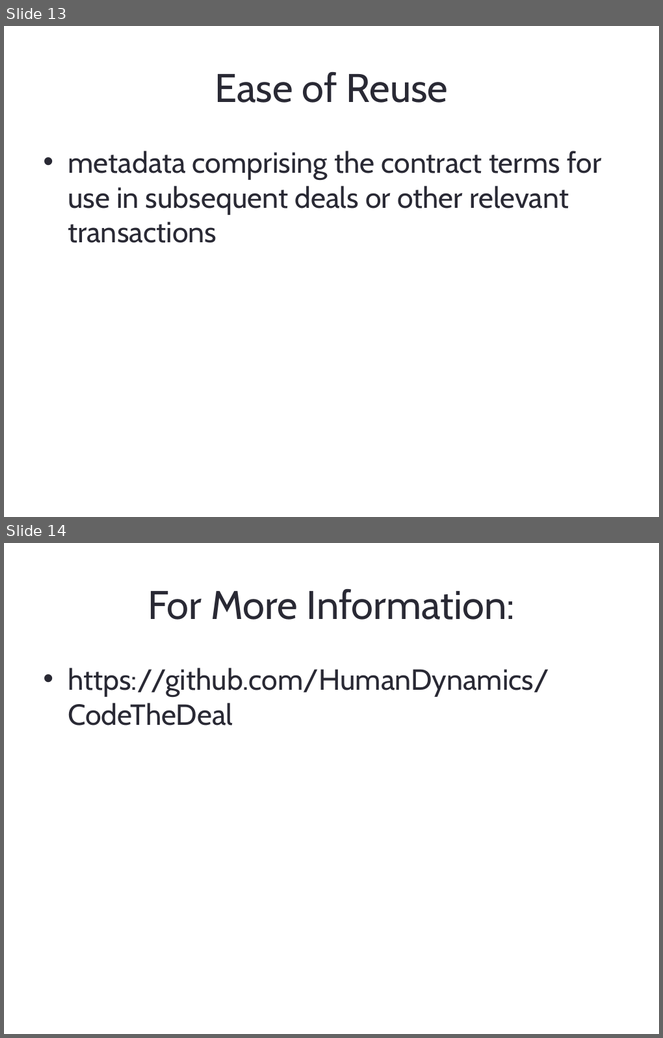
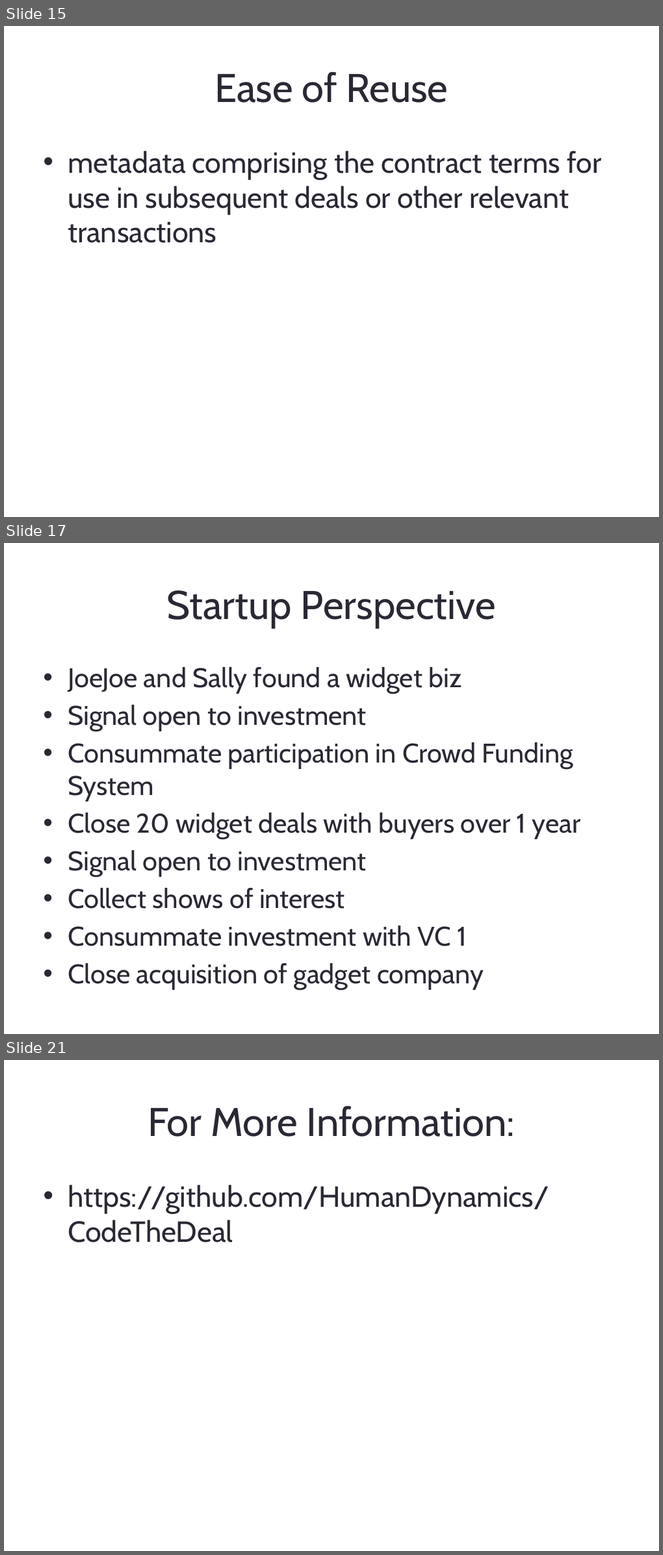
Before and after one commit to HumanDynamics/CodeTheDeal, a slide deck: Demo/Bcology.pptx. Shown one above the other, each under a label of ours: slides 13 and 14 before the commit, slides 15, 17 and 21 after it; the slides between them are not shown. The pictures are 663x1038 and 663x1555 pixels, drawn with LibreOffice and Linux fonts; fonts in the diff are those of the drawing. Boxes give left, top, right and bottom in pixels: in the first picture for what was removed or moved away, otherwise in the second. Text is boxed around its words. In the diff, an @@ line names an element or a change of style, - is before the commit and + after.

```diff
--- a/Demo/Bcology.pptx
+++ b/Demo/Bcology.pptx
@@ slide 17 added at (4,543,659,1034), background #FFFFFF @@
@@ title added at (166,590,496,628), 44 pt, text #292934 @@
+Startup Perspective
@@ text added at (68,667,581,990), 29.6 pt, text #292934 @@
+• JoeJoe and Sally found a widget biz
+• Signal open to investment
+• Consummate participation in Crowd Funding System
+• Close 20 widget deals with buyers over 1 year
+• Signal open to investment
+• Collect shows of interest
+• Consummate investment with VC 1
+• Close acquisition of gadget company
@@ what was slide 13 is now slide 15 @@
@@ what was slide 14 is now slide 21 @@
```
Also in this commit, not shown: 4 slides changed, 9 other slides added, 3 slides removed.
